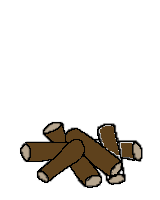
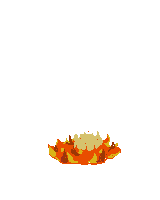
The second w=160, h=200 image is a revision of the first. Changes to its layers:
added layer "New" above "New #1" over [left=48, top=131, right=121, bottom=165]
hid "Transformation", painted on it over [left=19, top=121, right=143, bottom=188]
